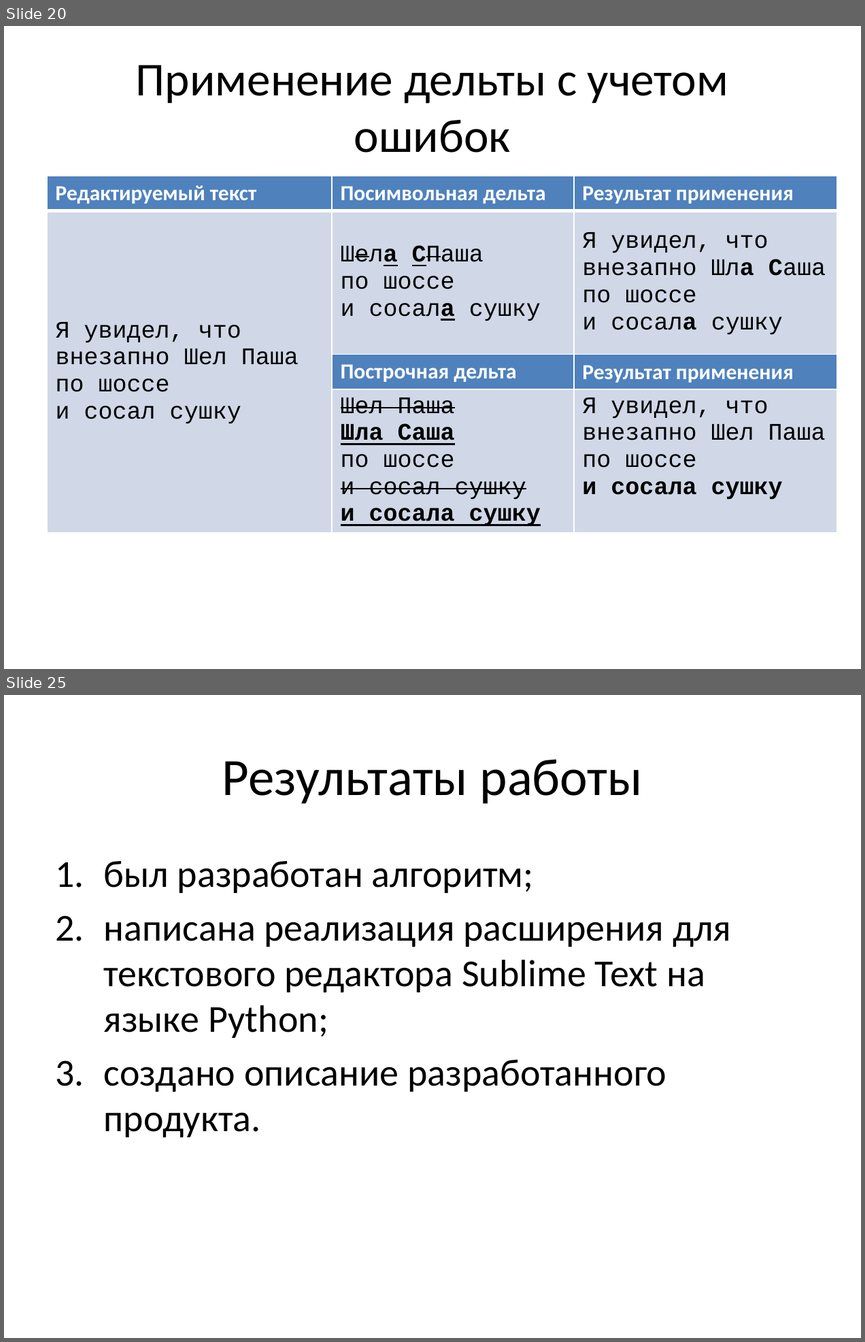
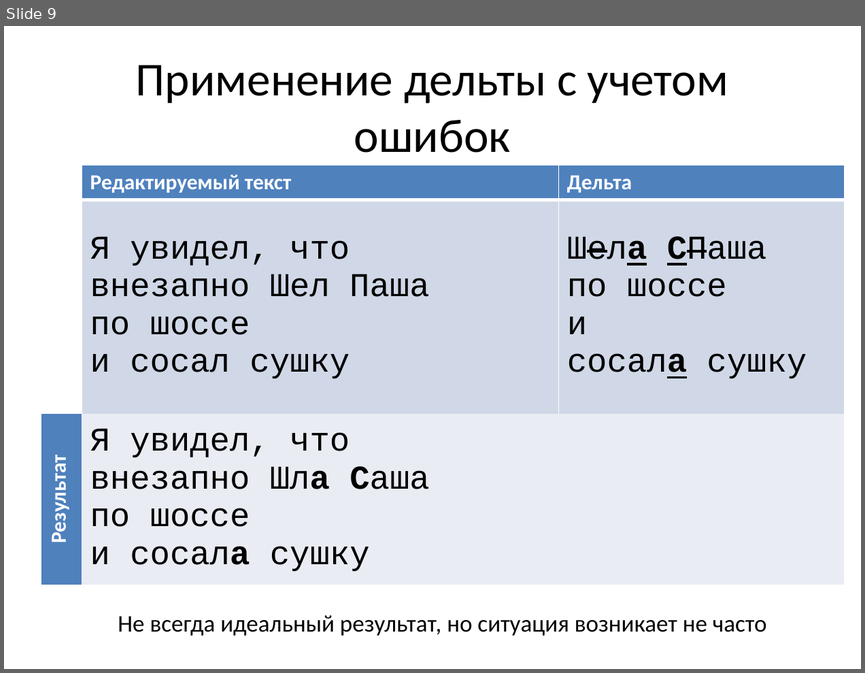
Before and after one commit to mikhail-putilov/archive, a slide deck: ВКР Путилов М.Ю. Презентация.pptx. Shown one above the other, each under a label of ours: slides 20 and 25 before the commit, slide 9 after it; the slides between them are not shown. The pictures are 865x1342 and 865x673 pixels, drawn with LibreOffice and Linux fonts; fonts in the diff are those of the drawing. Boxes give left, top, right and bottom in pixels: in the first picture for what was removed or moved away, otherwise in the second. Text is boxed around its words. In the diff, an @@ line names an element or a change of style, - is before the commit and + after.

```diff
--- a/ВКР Путилов М.Ю. Презентация.pptx
+++ b/ВКР Путилов М.Ю. Презентация.pptx
@@ slide 25 removed at box(4, 695, 861, 1338), background #FFFFFF @@
@@ title removed at box(222, 759, 643, 804) @@
-Результаты работы
@@ text removed at box(103, 861, 731, 1138) @@
-1. был разработан алгоритм;
-2. написана реализация расширения для текстового редактора Sublime Text на языке Python;
-3. создано описание разработанного продукта.
@@ what was slide 20 is now slide 9 @@
@@ slide 9 changed as well @@
@@ table at box(41, 165, 844, 596) @@
-row 1: Редактируемый текст | Посимвольная дельта | Результат применения
-row 2: Я увидел, что / внезапно Шел Паша / по шоссе / и сосал сушку | Шела СПаша по шоссе и сосала сушку | Я увидел, что / внезапно Шла Саша / по шоссе / и сосала сушку
-row 3:  | Построчная дельта | Результат применения
-row 4:  | Шел Паша / Шла Саша / по шоссе / и сосал сушку / и сосала сушку | Я увидел, что / внезапно Шел Паша / по шоссе / и сосала сушку
+row 1:  | Редактируемый текст | Дельта
+row 2:  | Я увидел, что / внезапно Шел Паша / по шоссе / и сосал сушку | Шела СПаша по шоссе и сосала сушку
+row 3: Результат | Я увидел, что / внезапно Шла Саша / по шоссе / и сосала сушку | 
@@ table: place and size @@
-table at box(47, 176, 837, 548)
+table at box(41, 165, 844, 596)
@@ text added at box(118, 615, 767, 635), 20 pt, text #000000 @@
+Не всегда идеальный результат, но ситуация возникает не часто
```
Also in this commit, not shown: 4 other slides changed, 16 slides added, 19 other slides removed, 17 other files.
